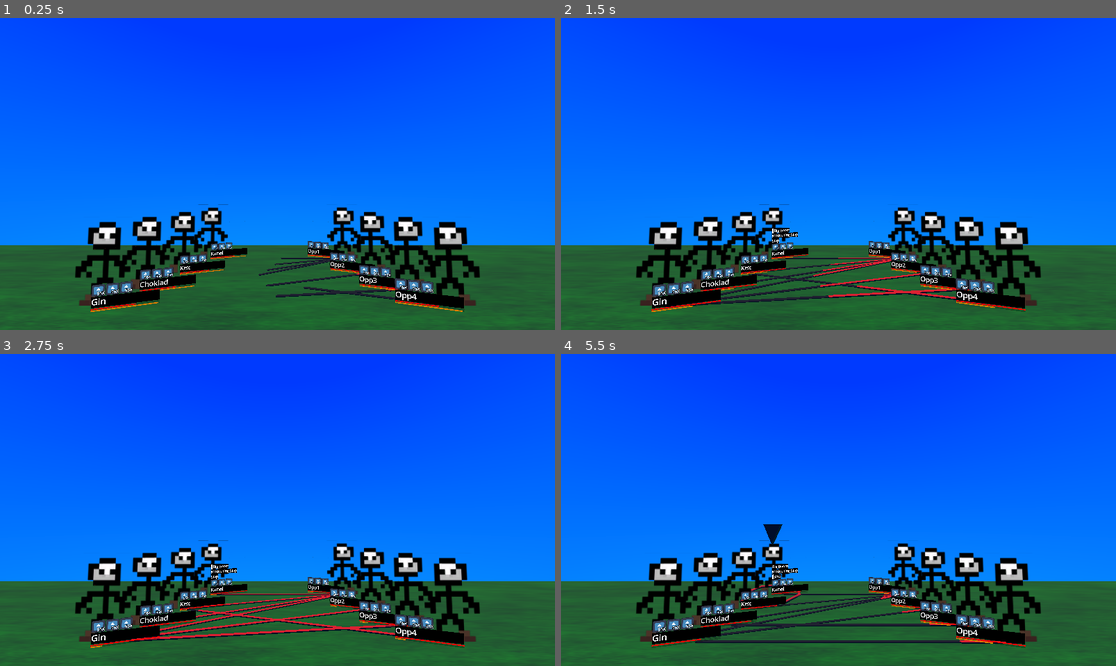
Above: before the commit, frames 1-4 (two rows, left to right).
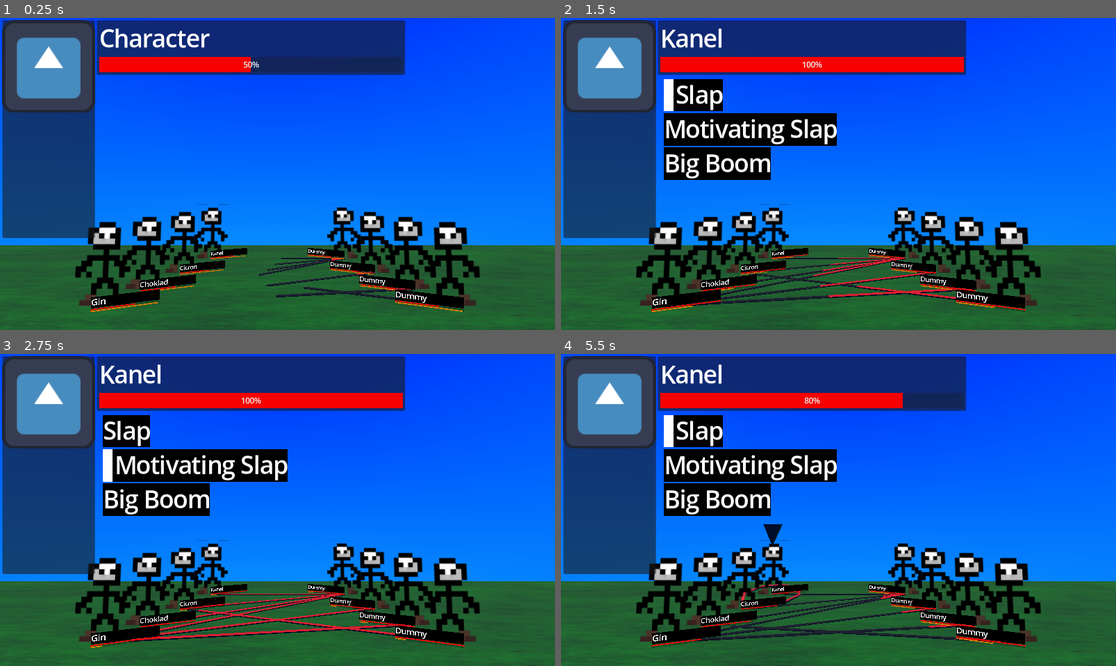
Above: after the commit, the same moments.

Repository: izzyn/MultiplayerCombatDemo
Game: Godot game, scene res://main.tscn
The game is run twice, just before and just after one commit, with the same random seed, the same clock (stepped at 60 frames per second) and the same inputs. The engine's default icon, where the game draws it, is replaced by a stand-in: a white triangle on a blue panel in a dark square.
Inputs:
- Up to frame 1 (0.25 s): no input
- Up to frame 2 (1.5 s): tap Enter (Confirm) at 0.5, 1.35 s; hold Down (NavigateUp) 0.53-1.28 s; hold Enter (Confirm) 0.53-1.28 s; hold Up (NavigateDown) from 1.28 s (still down)
- Up to frame 3 (2.75 s): release Up (NavigateDown) at 2.03 s; hold Down (NavigateUp) from 2.03 s (still down); hold Enter (Confirm) from 2.03 s (still down)
- Up to frame 4 (5.5 s): release Enter (Confirm) at 2.78 s; tap Enter (Confirm) at 2.85, 4.35 s; release Down (NavigateUp) at 3.53 s; hold Enter (Confirm) 3.53-4.28 s; hold Up (NavigateDown) from 3.53 s (still down); hold Enter (Confirm) from 5.03 s (still down)

The runs differ from the first frame. In frame 1, 23% of the frame differs, in the area x 0-79%, y 0-92%; in frame 2, 29%; in frame 3, 29%; in frame 4, 31%, in the area x 0-82%, y 0-93%.

Commit message:
Changed how the UI displayed, centralised some information also fixed a few bugs with death.

Diff:
--- a/CharacterInfo.tscn
+++ b/CharacterInfo.tscn
@@ -1,20 +1,27 @@
 [gd_scene load_steps=5 format=3 uid="uid://bua7sd4pea636"]
 
+[ext_resource type="Script" uid="uid://5xpast7phxfs" path="res://character_info_ui.gd" id="1_k577m"]
 [ext_resource type="Texture2D" uid="uid://b8ab8ftgofddp" path="res://icon.svg" id="1_ssa1u"]
-[ext_resource type="PackedScene" uid="uid://c7vyyeuisju4q" path="res://DebuffUI.tscn" id="2_alj0r"]
-[ext_resource type="PackedScene" uid="uid://v6kl503qmt83" path="res://attack_button.tscn" id="3_qaww8"]
+[ext_resource type="PackedScene" uid="uid://dcg1rr5ns8mke" path="res://statbar.tscn" id="3_qaww8"]
 
 [sub_resource type="LabelSettings" id="LabelSettings_alj0r"]
-font_size = 32
+font_size = 48
 
-[node name="CharacterInfo" type="Control"]
+[node name="CharacterInfo" type="Control" node_paths=PackedStringArray("attack_containers", "character_title_label", "status_container", "health_bar", "character_icon")]
 layout_mode = 3
 anchors_preset = 0
+script = ExtResource("1_k577m")
+attack_containers = [NodePath("MarginContainer/HBoxContainer2/VBoxContainer2/VBoxContainer/HBoxContainer/MarginContainer/VBoxContainer"), NodePath("MarginContainer/HBoxContainer2/VBoxContainer2/VBoxContainer/HBoxContainer/MarginContainer2/VBoxContainer2")]
+attack_container_limit = 3
+character_title_label = NodePath("MarginContainer/HBoxContainer2/VBoxContainer2/VBoxContainer/PanelContainer/MarginContainer/VBoxContainer/Label")
+status_container = NodePath("MarginContainer/HBoxContainer2/PanelContainer/VBoxContainer/ScrollContainer/VBoxContainer")
+health_bar = NodePath("MarginContainer/HBoxContainer2/VBoxContainer2/VBoxContainer/PanelContainer/MarginContainer/VBoxContainer/Statbar")
+character_icon = NodePath("MarginContainer/HBoxContainer2/PanelContainer/VBoxContainer/TextureRect3")
 
 [node name="MarginContainer" type="MarginContainer" parent="."]
 layout_mode = 2
-offset_right = 498.0
-offset_bottom = 338.0
+offset_right = 582.0
+offset_bottom = 462.0
 theme_override_constants/margin_left = 5
 theme_override_constants/margin_top = 5
 theme_override_constants/margin_right = 5
@@ -25,21 +32,32 @@
 
 [node name="PanelContainer" type="PanelContainer" parent="MarginContainer/HBoxContainer2"]
 layout_mode = 2
+size_flags_vertical = 0
 
 [node name="VBoxContainer" type="VBoxContainer" parent="MarginContainer/HBoxContainer2/PanelContainer"]
 layout_mode = 2
+size_flags_vertical = 0
 
 [node name="TextureRect3" type="TextureRect" parent="MarginContainer/HBoxContainer2/PanelContainer/VBoxContainer"]
+custom_minimum_size = Vector2(192, 192)
 layout_mode = 2
+size_flags_vertical = 2
 texture = ExtResource("1_ssa1u")
+stretch_mode = 4
 
-[node name="TextureRect2" parent="MarginContainer/HBoxContainer2/PanelContainer/VBoxContainer" instance=ExtResource("2_alj0r")]
+[node name="ScrollContainer" type="ScrollContainer" parent="MarginContainer/HBoxContainer2/PanelContainer/VBoxContainer"]
+custom_minimum_size = Vector2(0, 256)
 layout_mode = 2
+size_flags_vertical = 3
+horizontal_scroll_mode = 0
 
-[node name="TextureRect" parent="MarginContainer/HBoxContainer2/PanelContainer/VBoxContainer" instance=ExtResource("2_alj0r")]
+[node name="VBoxContainer" type="VBoxContainer" parent="MarginContainer/HBoxContainer2/PanelContainer/VBoxContainer/ScrollContainer"]
 layout_mode = 2
+size_flags_horizontal = 3
+size_flags_vertical = 3
 
 [node name="VBoxContainer2" type="VBoxContainer" parent="MarginContainer/HBoxContainer2"]
+custom_minimum_size = Vector2(640, 0)
 layout_mode = 2
 
 [node name="VBoxContainer" type="VBoxContainer" parent="MarginContainer/HBoxContainer2/VBoxContainer2"]
@@ -48,20 +66,26 @@
 [node name="PanelContainer" type="PanelContainer" parent="MarginContainer/HBoxContainer2/VBoxContainer2/VBoxContainer"]
 layout_mode = 2
 
-[node name="VBoxContainer" type="VBoxContainer" parent="MarginContainer/HBoxContainer2/VBoxContainer2/VBoxContainer/PanelContainer"]
+[node name="MarginContainer" type="MarginContainer" parent="MarginContainer/HBoxContainer2/VBoxContainer2/VBoxContainer/PanelContainer"]
+layout_mode = 2
+theme_override_constants/margin_left = 5
+theme_override_constants/margin_top = 5
+theme_override_constants/margin_right = 5
+theme_override_constants/margin_bottom = 5
+
+[node name="VBoxContainer" type="VBoxContainer" parent="MarginContainer/HBoxContainer2/VBoxContainer2/VBoxContainer/PanelContainer/MarginContainer"]
 layout_mode = 2
 
-[node name="Label" type="Label" parent="MarginContainer/HBoxContainer2/VBoxContainer2/VBoxContainer/PanelContainer/VBoxContainer"]
+[node name="Label" type="Label" parent="MarginContainer/HBoxContainer2/VBoxContainer2/VBoxContainer/PanelContainer/MarginContainer/VBoxContainer"]
 layout_mode = 2
 size_flags_vertical = 0
 text = "Character"
 label_settings = SubResource("LabelSettings_alj0r")
 
-[node name="ProgressBar2" type="ProgressBar" parent="MarginContainer/HBoxContainer2/VBoxContainer2/VBoxContainer/PanelContainer/VBoxContainer"]
+[node name="Statbar" parent="MarginContainer/HBoxContainer2/VBoxContainer2/VBoxContainer/PanelContainer/MarginContainer/VBoxContainer" instance=ExtResource("3_qaww8")]
+custom_minimum_size = Vector2(0, 32)
 layout_mode = 2
-
-[node name="ProgressBar" type="ProgressBar" parent="MarginContainer/HBoxContainer2/VBoxContainer2/VBoxContainer/PanelContainer/VBoxContainer"]
-layout_mode = 2
+show_percentage = true
 
 [node name="HBoxContainer" type="HBoxContainer" parent="MarginContainer/HBoxContainer2/VBoxContainer2/VBoxContainer"]
 layout_mode = 2
@@ -69,42 +93,27 @@
 [node name="PanelContainer2" type="PanelContainer" parent="MarginContainer/HBoxContainer2/VBoxContainer2/VBoxContainer/HBoxContainer"]
 layout_mode = 2
 
-[node name="MarginContainer" type="MarginContainer" parent="MarginContainer/HBoxContainer2/VBoxContainer2/VBoxContainer/HBoxContainer/PanelContainer2"]
+[node name="PanelContainer" type="PanelContainer" parent="MarginContainer/HBoxContainer2/VBoxContainer2/VBoxContainer/HBoxContainer"]
+layout_mode = 2
+size_flags_vertical = 0
+
+[node name="MarginContainer" type="MarginContainer" parent="MarginContainer/HBoxContainer2/VBoxContainer2/VBoxContainer/HBoxContainer"]
 layout_mode = 2
 theme_override_constants/margin_left = 5
 theme_override_constants/margin_top = 5
 theme_override_constants/margin_right = 5
 theme_override_constants/margin_bottom = 5
 
-[node name="VBoxContainer" type="VBoxContainer" parent="MarginContainer/HBoxContainer2/VBoxContainer2/VBoxContainer/HBoxContainer/PanelContainer2/MarginContainer"]
+[node name="VBoxContainer" type="VBoxContainer" parent="MarginContainer/HBoxContainer2/VBoxContainer2/VBoxContainer/HBoxContainer/MarginContainer"]
 layout_mode = 2
 
-[node name="Panel6" parent="MarginContainer/HBoxContainer2/VBoxContainer2/VBoxContainer/HBoxContainer/PanelContainer2/MarginContainer/VBoxContainer" instance=ExtResource("3_qaww8")]
-layout_mode = 2
-
-[node name="Panel5" parent="MarginContainer/HBoxContainer2/VBoxContainer2/VBoxContainer/HBoxContainer/PanelContainer2/MarginContainer/VBoxContainer" instance=ExtResource("3_qaww8")]
-layout_mode = 2
-
-[node name="Panel" parent="MarginContainer/HBoxContainer2/VBoxContainer2/VBoxContainer/HBoxContainer/PanelContainer2/MarginContainer/VBoxContainer" instance=ExtResource("3_qaww8")]
-layout_mode = 2
-
-[node name="PanelContainer" type="PanelContainer" parent="MarginContainer/HBoxContainer2/VBoxContainer2/VBoxContainer/HBoxContainer"]
-layout_mode = 2
-size_flags_vertical = 0
-
-[node name="MarginContainer2" type="MarginContainer" parent="MarginContainer/HBoxContainer2/VBoxContainer2/VBoxContainer/HBoxContainer/PanelContainer"]
+[node name="MarginContainer2" type="MarginContainer" parent="MarginContainer/HBoxContainer2/VBoxContainer2/VBoxContainer/HBoxContainer"]
 layout_mode = 2
 theme_override_constants/margin_left = 5
 theme_override_constants/margin_top = 5
 theme_override_constants/margin_right = 5
 theme_override_constants/margin_bottom = 5
 
-[node name="VBoxContainer2" type="VBoxContainer" parent="MarginContainer/HBoxContainer2/VBoxContainer2/VBoxContainer/HBoxContainer/PanelContainer/MarginContainer2"]
+[node name="VBoxContainer2" type="VBoxContainer" parent="MarginContainer/HBoxContainer2/VBoxContainer2/VBoxContainer/HBoxContainer/MarginContainer2"]
 layout_mode = 2
 size_flags_vertical = 0
-
-[node name="Panel2" parent="MarginContainer/HBoxContainer2/VBoxContainer2/VBoxContainer/HBoxContainer/PanelContainer/MarginContainer2/VBoxContainer2" instance=ExtResource("3_qaww8")]
-layout_mode = 2
-
-[node name="Panel3" parent="MarginContainer/HBoxContainer2/VBoxContainer2/VBoxContainer/HBoxContainer/PanelContainer/MarginContainer2/VBoxContainer2" instance=ExtResource("3_qaww8")]
-layout_mode = 2
--- a/CharacterSprite.gd
+++ b/CharacterSprite.gd
@@ -10,8 +10,7 @@
 var AI_Controlled : bool
 
 var last_selected : int
-@export
-var char_name : String
+
 @export_group("Screen Shake")
 @export
 var start_ui_shake_strength : float = 50
@@ -31,7 +30,6 @@
 
 var death_delta : float = 0
 func _get_intent():
-
 	var highest_weight = -1
 	var picked_attack : AttackData
 	for i in character.attacks:
@@ -92,7 +90,7 @@
 func _ready() -> void:
 	if flipped_text:
 		get_node("UI").scale.x *= -1
-	get_node("Node/SubViewport/VBoxContainer/PanelContainer/MarginContainer/Label").text = char_name
+	get_node("Node/SubViewport/VBoxContainer/PanelContainer/MarginContainer/Label").text = character.name
 	pass
 
 func _process(delta: float) -> void:
--- a/CharacterUI.tscn
+++ b/CharacterUI.tscn
@@ -1,15 +1,12 @@
-[gd_scene load_steps=6 format=3 uid="uid://c01e760juiihk"]
+[gd_scene load_steps=5 format=3 uid="uid://c01e760juiihk"]
 
-[ext_resource type="PackedScene" uid="uid://c7vyyeuisju4q" path="res://DebuffUI.tscn" id="1_rrc0o"]
+[ext_resource type="PackedScene" uid="uid://dcg1rr5ns8mke" path="res://statbar.tscn" id="2_gvsxp"]
 
 [sub_resource type="StyleBoxFlat" id="StyleBoxFlat_glpr6"]
 bg_color = Color(0, 0, 0, 1)
 
 [sub_resource type="LabelSettings" id="LabelSettings_glpr6"]
 font_size = 64
-
-[sub_resource type="StyleBoxFlat" id="StyleBoxFlat_pjt0s"]
-bg_color = Color(0.964706, 0, 0, 1)
 
 [sub_resource type="StyleBoxFlat" id="StyleBoxFlat_wfnr8"]
 bg_color = Color(0.878431, 0.486275, 0, 1)
@@ -35,15 +32,6 @@
 size_flags_vertical = 3
 theme_override_constants/separation = 5
 
-[node name="DebuffUI2" parent="DebuffContainer" instance=ExtResource("1_rrc0o")]
-layout_mode = 2
-
-[node name="DebuffUI" parent="DebuffContainer" instance=ExtResource("1_rrc0o")]
-layout_mode = 2
-
-[node name="DebuffUI3" parent="DebuffContainer" instance=ExtResource("1_rrc0o")]
-layout_mode = 2
-
 [node name="PanelContainer" type="PanelContainer" parent="."]
 layout_mode = 2
 size_flags_vertical = 6
@@ -58,13 +46,8 @@
 text = "What the test"
 label_settings = SubResource("LabelSettings_glpr6")
 
-[node name="HPBar" type="ProgressBar" parent="."]
-custom_minimum_size = Vector2(0, 10)
+[node name="HPBar" parent="." instance=ExtResource("2_gvsxp")]
 layout_mode = 2
-size_flags_vertical = 2
-theme_override_styles/fill = SubResource("StyleBoxFlat_pjt0s")
-value = 50.0
-show_percentage = false
 
 [node name="Timebar" type="ProgressBar" parent="."]
 custom_minimum_size = Vector2(0, 10)
--- a/Controller.gd
+++ b/Controller.gd
@@ -111,27 +111,37 @@
 	pass
 func selected_button_changed(old):
 	var attacks = get_node("../Friendly").get_child(selected).character.attacks
-	var nodes = get_node("../Friendly").get_child(selected).get_node("Node/SubViewport/VBoxContainer/Attacks")
-	for attack in nodes.get_children():
-		if selected_button == attack.actual_index:
-			attack.get_node("HBoxContainer/ColorRect").visible = true
-		else:
-			attack.get_node("HBoxContainer/ColorRect").visible = false
+	var characterinfo = get_node("../CanvasLayer/CharacterInfo")
+	for container in characterinfo.attack_containers:
+		for attack in container.get_children():
+			if selected_button == attack.actual_index:
+				attack.get_node("HBoxContainer/ColorRect").visible = true
+			else:
+				attack.get_node("HBoxContainer/ColorRect").visible = false
+
 	pass
 func interaction_changed(old):
 	var node = get_node("../Friendly").get_children()[selected].get_node("Node/SubViewport/VBoxContainer/Attacks")
 	var charnode : CharacterSprite = get_node("../Friendly").get_children()[selected]
-	for attack in node.get_children():
-		attack.queue_free()
+	var characterinfo = get_node("../CanvasLayer/CharacterInfo")
+	characterinfo.visible = false
+	for container in characterinfo.attack_containers:
+		for child in container.get_children():
+			child.queue_free()
 	if interacting:
+		characterinfo.visible = true
+		characterinfo.character_title_label.text = charnode.character.name
+		characterinfo.tracked_character = charnode.character
 		selected_button = 0
 		for attack in range(charnode.character.attacks.size()):
 			var instance = preload("res://attack_button.tscn").instantiate()
 			instance.visible = false
 			instance.get_node("HBoxContainer/Attack_Name").text = charnode.character.attacks[attack].name
 			instance.actual_index = attack
-			node.add_child(instance)
-			node.move_child(instance, 0)
+			var container = characterinfo.attack_containers[floor(attack / characterinfo.attack_container_limit)]
+
+			container.add_child(instance)
+			#container.move_child(instance, 0)
 			selected_button_changed(0)
 			instance.get_node("AnimationPlayer").play("Appear")
 			await get_tree().create_timer(0.2).timeout
@@ -159,22 +169,22 @@
 			hovering_target = (hovering_target+1) % attack_target_list.size()
 		else:
 			if interacting:
+				selected_button = (selected_button+1) % attacks_length
+
+			else:
+				selected = (selected+1) % 4
+	if event.is_action_pressed("NavigateDown"):
+		if remaining_choices:
+			if hovering_target == 0:
+				hovering_target = attack_target_list.size()-1
+			else:
+				hovering_target = (hovering_target-1) % attack_target_list.size()
+		else:
+			if interacting:
 				if selected_button != 0:
 					selected_button = (selected_button-1) % attacks_length
 				else:
 					selected_button = attacks_length - 1
-
-			else:
-				selected = (selected+1) % 4
-	if event.is_action_pressed("NavigateDown"):
-		if remaining_choices:
-			if hovering_target == 0:
-				hovering_target = attack_target_list.size()-1
-			else:
-				hovering_target = (hovering_target-1) % attack_target_list.size()
-		else:
-			if interacting:
-				selected_button = (selected_button+1) % attacks_length
 			else:
 				if selected == 0:
 					selected = 3
--- a/Data/Filters/Filter.gd
+++ b/Data/Filters/Filter.gd
@@ -1,6 +1,8 @@
 extends Resource
 class_name Filter
 
+@export
+var can_target_dead : bool = false
 @export
 var inverted : bool
 func _eval(actor: CharacterData, characters : Array[CharacterData]) -> Array[CharacterData]:
@@ -14,7 +16,11 @@
 		for i in characters:
 			if i not in filtered:
 				actual.append(i)
-		return actual
+		actual
 	else:
-		return filtered
+		actual = filtered
+
+	if !can_target_dead:
+		actual = actual.filter(func(x): return x.hp.value > 0)
+	return actual
 	pass
--- /dev/null
+++ b/Data/Filters/FilterBlank.gd
@@ -0,0 +1,6 @@
+extends Filter
+class_name FilterBlank
+
+func _eval(actor: CharacterData, characters : Array[CharacterData]) -> Array[CharacterData]:
+	return characters
+	pass
--- /dev/null
+++ b/DebuffDetailed.tscn
@@ -0,0 +1,36 @@
+[gd_scene load_steps=4 format=3 uid="uid://dn5nnwoyneyr8"]
+
+[ext_resource type="PackedScene" uid="uid://c7vyyeuisju4q" path="res://DebuffUI.tscn" id="1_rysxk"]
+
+[sub_resource type="LabelSettings" id="LabelSettings_6ku3p"]
+
+[sub_resource type="LabelSettings" id="LabelSettings_mc0jj"]
+font_size = 12
+
+[node name="PanelContainer" type="PanelContainer"]
+offset_right = 40.0
+offset_bottom = 40.0
+
+[node name="HBoxContainer" type="HBoxContainer" parent="."]
+layout_mode = 2
+
+[node name="TextureRect" parent="HBoxContainer" instance=ExtResource("1_rysxk")]
+custom_minimum_size = Vector2(32, 48)
+layout_mode = 2
+
+[node name="VBoxContainer" type="VBoxContainer" parent="HBoxContainer"]
+custom_minimum_size = Vector2(128, 96)
+layout_mode = 2
+
+[node name="Label" type="Label" parent="HBoxContainer/VBoxContainer"]
+layout_mode = 2
+text = "Sharpened Swords"
+label_settings = SubResource("LabelSettings_6ku3p")
+
+[node name="Label2" type="Label" parent="HBoxContainer/VBoxContainer"]
+layout_mode = 2
+size_flags_vertical = 3
+text = "Does 10% more damage against kobolds."
+label_settings = SubResource("LabelSettings_mc0jj")
+autowrap_mode = 3
+clip_text = true
--- a/DebuffUI.tscn
+++ b/DebuffUI.tscn
@@ -3,14 +3,14 @@
 [ext_resource type="Texture2D" uid="uid://b8ab8ftgofddp" path="res://icon.svg" id="1_wdp13"]
 
 [sub_resource type="LabelSettings" id="LabelSettings_va8ns"]
-font_size = 32
+font_size = 20
 outline_size = 10
 outline_color = Color(0, 0, 0, 1)
 
 [node name="TextureRect" type="TextureRect"]
-custom_minimum_size = Vector2(96, 96)
-offset_right = 128.0
-offset_bottom = 128.0
+custom_minimum_size = Vector2(64, 64)
+offset_right = 64.0
+offset_bottom = 64.0
 size_flags_horizontal = 2
 texture = ExtResource("1_wdp13")
 expand_mode = 3
@@ -31,3 +31,4 @@
 text = "55X"
 label_settings = SubResource("LabelSettings_va8ns")
 horizontal_alignment = 2
+vertical_alignment = 2
--- /dev/null
+++ b/character_info_ui.gd
@@ -0,0 +1,28 @@
+extends Control
+
+@export
+var attack_containers : Array[VBoxContainer]
+
+@export
+var attack_container_limit : int
+
+@export
+var character_title_label : Label
+
+@export
+var status_container : VBoxContainer
+
+@export
+var health_bar : ProgressBar
+
+@export
+var character_icon : TextureRect
+
+@export
+var tracked_character : CharacterData
+
+
+func _process(delta: float) -> void:
+	if tracked_character:
+		health_bar.value = 100 * tracked_character.hp.value / tracked_character.hp.default
+	pass
--- a/main.tscn
+++ b/main.tscn
@@ -16,6 +16,7 @@
 [ext_resource type="Script" uid="uid://c8mk8e686h6be" path="res://Data/Filters/Filter.gd" id="12_2cqfq"]
 [ext_resource type="Script" uid="uid://dbmeokg4ticq2" path="res://Data/Filters/FilterAny.gd" id="13_yaehf"]
 [ext_resource type="PackedScene" uid="uid://bulhprrgcwgd6" path="res://orb_gauge.tscn" id="16_2cqfq"]
+[ext_resource type="PackedScene" uid="uid://bua7sd4pea636" path="res://CharacterInfo.tscn" id="17_yaehf"]
 
 [sub_resource type="Resource" id="Resource_1u8w0"]
 script = ExtResource("4_4c57u")
@@ -27,6 +28,7 @@
 
 [sub_resource type="Resource" id="Resource_074og"]
 script = ExtResource("9_efxa6")
+can_target_dead = false
 inverted = true
 metadata/_custom_type_script = "uid://xspn7atwwsb3"
 
@@ -88,6 +90,12 @@
 amount = -10.0
 metadata/_custom_type_script = "uid://b02gidehqotp1"
 
+[sub_resource type="Resource" id="Resource_kkkcx"]
+script = ExtResource("9_efxa6")
+can_target_dead = false
+inverted = true
+metadata/_custom_type_script = "uid://xspn7atwwsb3"
+
 [sub_resource type="Resource" id="Resource_efxa6"]
 script = ExtResource("2_5vw27")
 id = ""
@@ -99,6 +107,7 @@
 can_target_multiple_times = false
 cooldown = 5.0
 target_amount = 1
+target_filter = SubResource("Resource_kkkcx")
 scale_stats = Array[ExtResource("7_vivmo")]([])
 effects = Array[ExtResource("3_kek77")]([SubResource("Resource_4c57u")])
 modifiers = Array[ExtResource("7_2cqfq")]([])
@@ -254,6 +263,7 @@
 
 [sub_resource type="Resource" id="Resource_0odxb"]
 script = ExtResource("9_efxa6")
+can_target_dead = false
 inverted = true
 metadata/_custom_type_script = "uid://xspn7atwwsb3"
 
@@ -266,17 +276,20 @@
 
 [sub_resource type="Resource" id="Resource_seu75"]
 script = ExtResource("9_efxa6")
+can_target_dead = false
 inverted = true
 metadata/_custom_type_script = "uid://xspn7atwwsb3"
 
 [sub_resource type="Resource" id="Resource_0dhbp"]
 script = ExtResource("9_efxa6")
+can_target_dead = false
 inverted = false
 metadata/_custom_type_script = "uid://xspn7atwwsb3"
 
 [sub_resource type="Resource" id="Resource_jx0wj"]
 script = ExtResource("13_yaehf")
 filters = Array[ExtResource("12_2cqfq")]([SubResource("Resource_seu75"), SubResource("Resource_0dhbp")])
+can_target_dead = false
 inverted = false
 metadata/_custom_type_script = "uid://dbmeokg4ticq2"
 
@@ -307,6 +320,7 @@
 
 [sub_resource type="Resource" id="Resource_2cqfq"]
 script = ExtResource("9_efxa6")
+can_target_dead = false
 inverted = false
 metadata/_custom_type_script = "uid://xspn7atwwsb3"
 
@@ -337,6 +351,7 @@
 
 [sub_resource type="Resource" id="Resource_yaehf"]
 script = ExtResource("9_efxa6")
+can_target_dead = false
 inverted = true
 metadata/_custom_type_script = "uid://xspn7atwwsb3"
 
@@ -381,7 +396,7 @@
 [sub_resource type="Resource" id="Resource_82xsv"]
 script = ExtResource("7_ycdy4")
 id = "testchar"
-name = "Test Character"
+name = "Kanel"
 team = true
 hp = SubResource("Resource_w48qg")
 normal_attack = SubResource("Resource_vivmo")
@@ -414,7 +429,7 @@
 [sub_resource type="Resource" id="Resource_a6jrf"]
 script = ExtResource("7_ycdy4")
 id = "testchar"
-name = "Test Character"
+name = "Citron"
 team = true
 hp = SubResource("Resource_getpj")
 normal_attack = SubResource("Resource_ryguw")
@@ -447,7 +462,7 @@
 [sub_resource type="Resource" id="Resource_4k2k6"]
 script = ExtResource("7_ycdy4")
 id = "testchar"
-name = "Test Character"
+name = "Choklad"
 team = true
 hp = SubResource("Resource_xuqvo")
 normal_attack = SubResource("Resource_qsp4k")
@@ -472,6 +487,7 @@
 
 [sub_resource type="Resource" id="Resource_b1qrp"]
 script = ExtResource("9_efxa6")
+can_target_dead = false
 inverted = true
 metadata/_custom_type_script = "uid://xspn7atwwsb3"
 
@@ -502,6 +518,7 @@
 
 [sub_resource type="Resource" id="Resource_0n3wm"]
 script = ExtResource("9_efxa6")
+can_target_dead = false
 inverted = true
 metadata/_custom_type_script = "uid://xspn7atwwsb3"
 
@@ -532,6 +549,7 @@
 
 [sub_resource type="Resource" id="Resource_abqjc"]
 script = ExtResource("9_efxa6")
+can_target_dead = false
 inverted = true
 metadata/_custom_type_script = "uid://xspn7atwwsb3"
 
@@ -562,6 +580,7 @@
 
 [sub_resource type="Resource" id="Resource_uit24"]
 script = ExtResource("9_efxa6")
+can_target_dead = false
 inverted = true
 metadata/_custom_type_script = "uid://xspn7atwwsb3"
 
@@ -657,28 +676,24 @@
 character = SubResource("Resource_0cp0l")
 flipped_text = true
 AI_Controlled = true
-char_name = "Opp1"
 
 [node name="Character2" parent="Enemy" instance=ExtResource("1_0xm2m")]
 transform = Transform3D(1, 0, 0, 0, 1, 0, 0, 0, 1, -12, 0, 12)
 character = SubResource("Resource_0cbny")
 flipped_text = true
 AI_Controlled = true
-char_name = "Opp2"
 
 [node name="Character3" parent="Enemy" instance=ExtResource("1_0xm2m")]
 transform = Transform3D(1, 0, 0, 0, 1, 0, 0, 0, 1, -14, 0, 16)
 character = SubResource("Resource_e71vb")
 flipped_text = true
 AI_Controlled = true
-char_name = "Opp3"
 
 [node name="Character4" parent="Enemy" instance=ExtResource("1_0xm2m")]
 transform = Transform3D(1, 0, 0, 0, 1, 0, 0, 0, 1, -16, 0, 19)
 character = SubResource("Resource_sm6fg")
 flipped_text = true
 AI_Controlled = true
-char_name = "Opp4"
 
 [node name="MeshInstance3D" type="MeshInstance3D" parent="."]
 transform = Transform3D(1, 0, 0, 0, 1, 0, 0, 0, 1, 0.122833, -0.0601273, 20.1224)
@@ -689,6 +704,7 @@
 
 [node name="Camera3D" type="Camera3D" parent="."]
 transform = Transform3D(1, 0, 0, 0, 0.998505, -0.0546539, 0, 0.0546539, 0.998505, 0, 10.934, 38.078)
+visible = false
 current = true
 script = ExtResource("5_4c57u")
 
@@ -702,22 +718,18 @@
 [node name="Character" parent="Friendly" instance=ExtResource("1_0xm2m")]
 transform = Transform3D(1, 0, 0, 0, 1, 0, 0, 0, 1, -10, 0, 7)
 character = SubResource("Resource_82xsv")
-char_name = "Kanel"
 
 [node name="Character2" parent="Friendly" instance=ExtResource("1_0xm2m")]
 transform = Transform3D(1, 0, 0, 0, 1, 0, 0, 0, 1, -12, 0, 12)
 character = SubResource("Resource_a6jrf")
-char_name = "Kex"
 
 [node name="Character3" parent="Friendly" instance=ExtResource("1_0xm2m")]
 transform = Transform3D(1, 0, 0, 0, 1, 0, 0, 0, 1, -14, 0, 16)
 character = SubResource("Resource_4k2k6")
-char_name = "Choklad"
 
 [node name="Character4" parent="Friendly" instance=ExtResource("1_0xm2m")]
 transform = Transform3D(1, 0, 0, 0, 1, 0, 0, 0, 1, -16, 0, 19)
 character = SubResource("Resource_4lmeg")
-char_name = "Gin"
 
 [node name="MainController" type="Node" parent="."]
 script = ExtResource("2_0xm2m")
@@ -735,3 +747,6 @@
 
 [node name="OrbGauge" parent="CanvasLayer" instance=ExtResource("16_2cqfq")]
 visible = false
+
+[node name="CharacterInfo" parent="CanvasLayer" instance=ExtResource("17_yaehf")]
+size_flags_vertical = 0
--- /dev/null
+++ b/statbar.tscn
@@ -0,0 +1,11 @@
+[gd_scene load_steps=2 format=3 uid="uid://dcg1rr5ns8mke"]
+
+[sub_resource type="StyleBoxFlat" id="StyleBoxFlat_pjt0s"]
+bg_color = Color(0.964706, 0, 0, 1)
+
+[node name="Statbar" type="ProgressBar"]
+custom_minimum_size = Vector2(0, 10)
+size_flags_vertical = 2
+theme_override_styles/fill = SubResource("StyleBoxFlat_pjt0s")
+value = 50.0
+show_percentage = false
Not shown, added: Data/Filters/FilterBlank.gd.uid
Not shown, added: character_info_ui.gd.uid
Not shown: 1 places in main.tscn that only renumber resources
